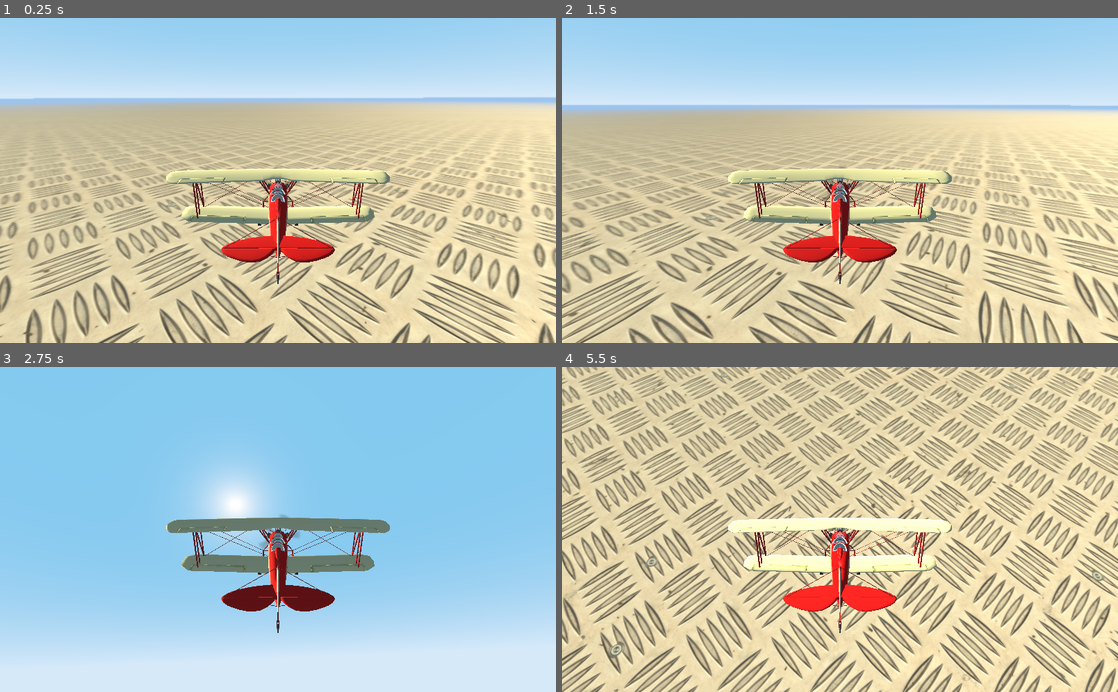
Above: before the commit, frames 1-4 (two rows, left to right).
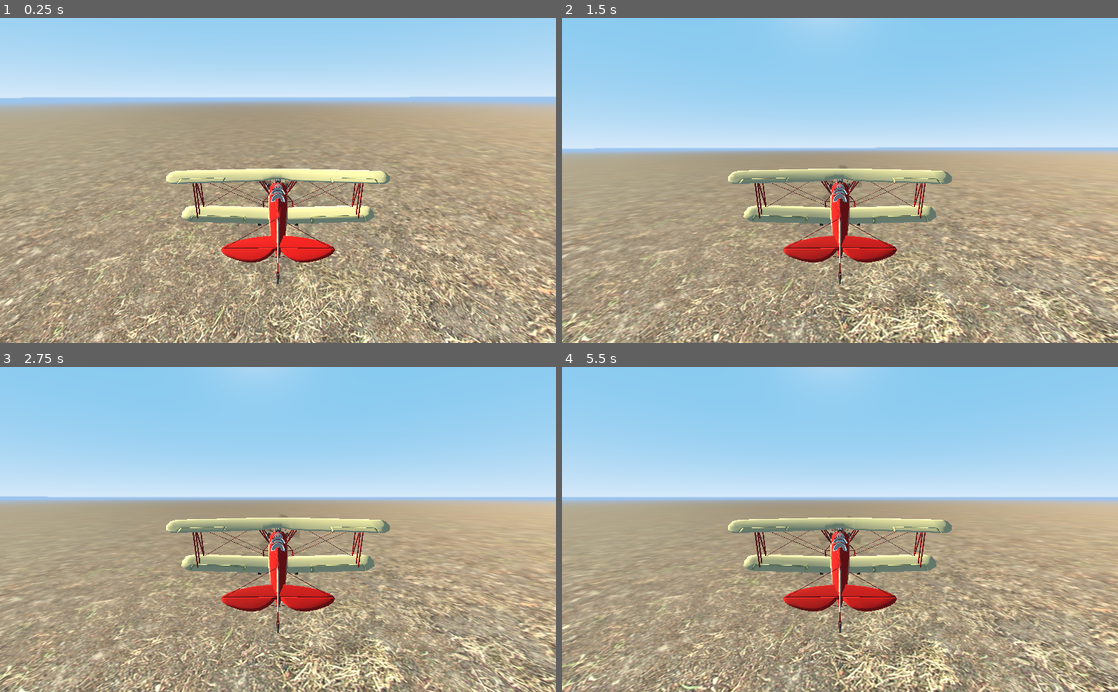
Above: after the commit, the same moments.

Repository: mark-kebo/Plane-3D
Game: Godot game, scene res://World.tscn
Same seed, same stepped clock (60 frames per second), same inputs: the game is played once before the commit and once after it.
Inputs:
- Up to frame 1 (0.25 s): no input
- Up to frame 2 (1.5 s): hold D (movement_right) 0.53-1.28 s; hold S (movement_down) from 1.28 s (still down)
- Up to frame 3 (2.75 s): release S (movement_down) at 2.03 s; hold D (movement_right) from 2.03 s (still down)
- Up to frame 4 (5.5 s): release D (movement_right) at 2.78 s; hold W (movement_up) 2.78-3.53 s; hold A (movement_left) 3.53-5.03 s; hold S (movement_down) from 5.03 s (still down)

The runs differ from the first frame. In frame 1, 54% of the frame differs, in the area x 0-100%, y 24-100%; in frame 2, 71%; in frame 3, 73%; in frame 4, 91%, in the area x 0-100%, y 0-100%.

Commit message:
fixes

Diff:
--- a/Player.gd
+++ b/Player.gd
@@ -3,11 +3,11 @@
 const GRAVITY: float = 9.8
 const PLANE_MASS: float = 50.0
 
-const YAW_FORCE = 200.0
-const ROLL_FORCE = 50.0
-const PITCH_FORCE = 1000.0
+const YAW_FORCE = 50.0
+const ROLL_FORCE = 10.0
+const PITCH_FORCE = 50.0
 
-const THRUST_MAX = 7.0
+const THRUST_MAX = 5.0
 var currentThrust = 0.0
 
 const AIR_DENSITY = 1.2041
@@ -42,21 +42,21 @@
 	yaw()
 
 func addThrust():
-	var toAdd = 0.1
+	var toAdd = 0.5
 	if Input.is_action_pressed("ui_up"):
 		currentThrust += toAdd
 		currentThrust = clamp(currentThrust, 0, THRUST_MAX)
 		var thrustVec = getForwardVector() * currentThrust
 		statePhysics.apply_central_impulse(thrustVec)
-		#print(thrustVec)
 	else:
 		currentThrust -= toAdd
 		currentThrust = clamp(currentThrust, 0, THRUST_MAX)
 
 func addLift():
 	var lift = getLiftCoeff() * 0.5 * AIR_DENSITY * WINGS_AREA * pow(getForwardSpeed(), 2) * deltaPhysics
-	var liftVector = getUpVector() * lift
+	var liftVector = -getUpVector() * lift
 	statePhysics.apply_central_impulse(liftVector)
+	print(liftVector)
 
 func addDrag():
 	var drag = getDragCoeff() * 0.5 * AIR_DENSITY * WINGS_AREA * pow(getForwardSpeed(), 2) * deltaPhysics
@@ -113,5 +113,3 @@
 
 func getLeftVector() -> Vector3:
 	return global_transform.basis.x.normalized()
-
-#################
--- a/World.tscn
+++ b/World.tscn
@@ -1,18 +1,18 @@
 [gd_scene load_steps=6 format=2]
 
-[ext_resource path="res://TexturesCom_MetalFloorsBare0063_2_seamless_S.jpg" type="Texture" id=1]
+[ext_resource path="res://ground-texture_(5).jpg" type="Texture" id=1]
 [ext_resource path="res://Player.tscn" type="PackedScene" id=2]
 
-[sub_resource type="PlaneShape" id=3]
+[sub_resource type="PlaneShape" id=1]
 
-[sub_resource type="SpatialMaterial" id=1]
+[sub_resource type="SpatialMaterial" id=2]
 albedo_texture = ExtResource( 1 )
-uv1_scale = Vector3( 100, 100, 100 )
+uv1_scale = Vector3( 1000, 1000, 1 )
 uv1_offset = Vector3( 1, 1, 1 )
 
-[sub_resource type="PlaneMesh" id=2]
-material = SubResource( 1 )
-size = Vector2( 1000, 1000 )
+[sub_resource type="PlaneMesh" id=3]
+material = SubResource( 2 )
+size = Vector2( 10000, 10000 )
 subdivide_width = 10
 subdivide_depth = 10
 
@@ -21,16 +21,16 @@
 [node name="StaticBody" type="StaticBody" parent="."]
 
 [node name="CollisionShape" type="CollisionShape" parent="StaticBody"]
-shape = SubResource( 3 )
+shape = SubResource( 1 )
 
 [node name="MeshInstance" type="MeshInstance" parent="StaticBody"]
-mesh = SubResource( 2 )
+mesh = SubResource( 3 )
 material/0 = null
 
 [node name="DirectionalLight" type="DirectionalLight" parent="."]
-transform = Transform( -0.649786, -0.255155, -0.716013, -0.616985, 0.727236, 0.300762, 0.443969, 0.6372, -0.629974, 0, 0, 0 )
+transform = Transform( -0.649786, -0.255155, -0.716013, -0.616985, 0.727236, 0.300762, 0.443969, 0.6372, -0.629974, 0, 1000, 0 )
 light_color = Color( 1, 0.968627, 0.807843, 1 )
-light_energy = 4.0
+light_energy = 5.0
 
 [node name="Player" parent="." instance=ExtResource( 2 )]
 transform = Transform( 1, 0, 0, 0, 1, 0, 0, 0, 1, 0, 1, 0 )
Binary file removed: TexturesCom_MetalFloorsBare0063_2_seamless_S.jpg
Not shown, removed: TexturesCom_MetalFloorsBare0063_2_seamless_S.jpg.import
Binary file added: ground-texture_(5).jpg
Not shown, added: ground-texture_(5).jpg.import
